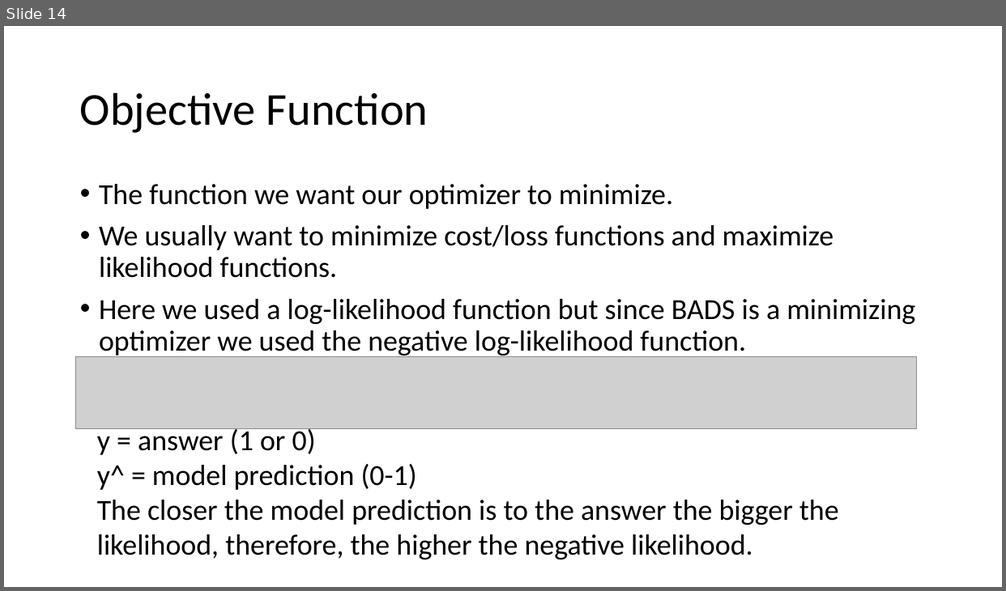
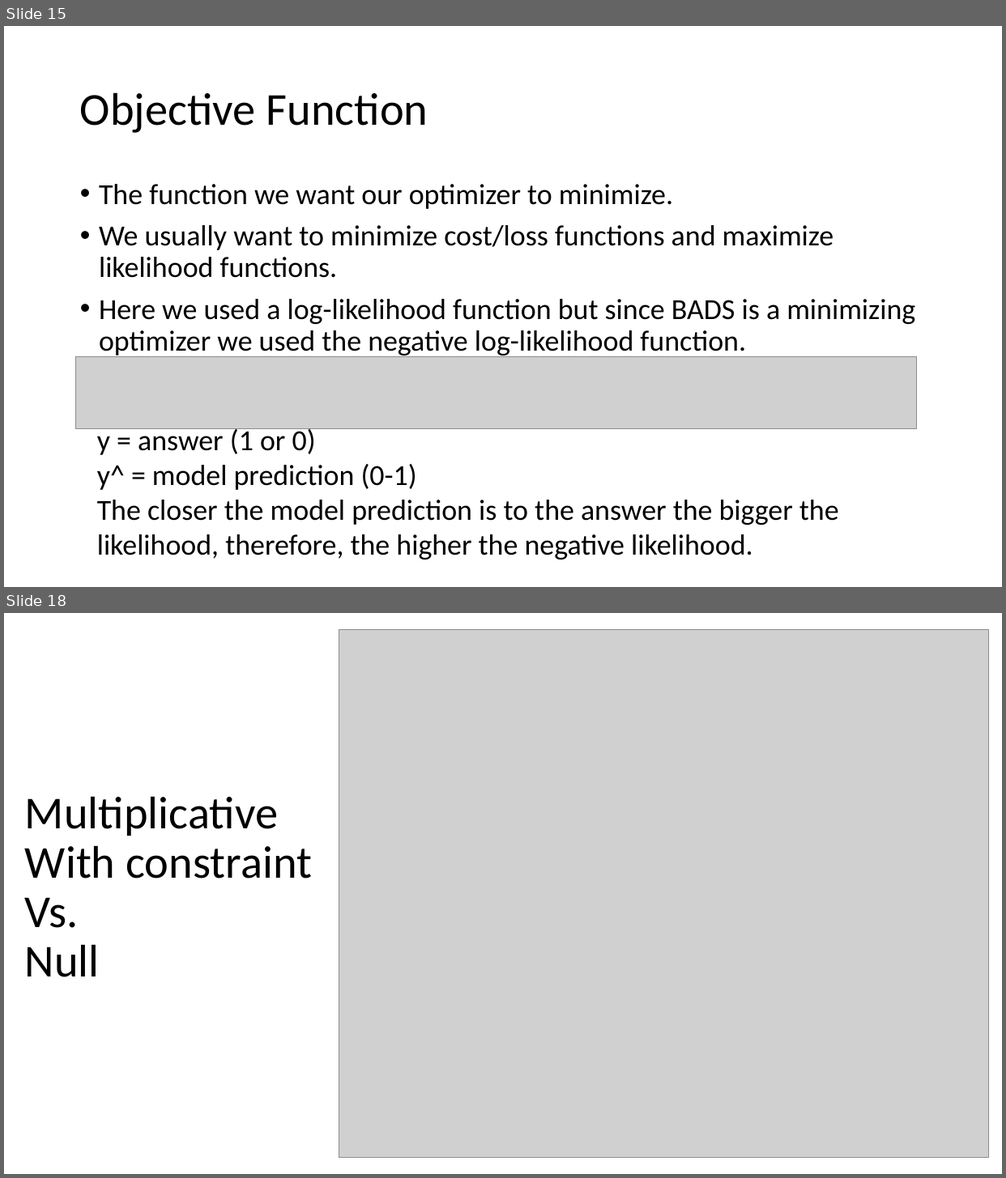
Before and after one commit to OzMashiah/ultra-instinct-modelling, a slide deck: Modeling Results.pptx. Shown one above the other, each under a label of ours: slide 14 before the commit, slides 15 and 18 after it; the slides between them are not shown. The pictures are 1006x591 and 1006x1178 pixels, drawn with LibreOffice and Linux fonts; fonts in the diff are those of the drawing; grey boxes stand for pictures. Boxes give left, top, right and bottom in pixels: in the first picture for what was removed or moved away, otherwise in the second. Text is boxed around its words. In the diff, an @@ line names an element or a change of style, - is before the commit and + after.

```diff
--- a/Modeling Results.pptx
+++ b/Modeling Results.pptx
@@ slide 18 added at (4, 613, 1002, 1174), background #FFFFFF @@
@@ picture added at (339, 629, 989, 1158) @@
@@ title added at (25, 796, 312, 977), 44 pt, text #000000 @@
+Multiplicative
+With constraint
+Vs.
+Null
@@ what was slide 14 is now slide 15 @@
```
Also in this commit, not shown: 2 slides changed, 8 other slides added, 1 slide removed.
